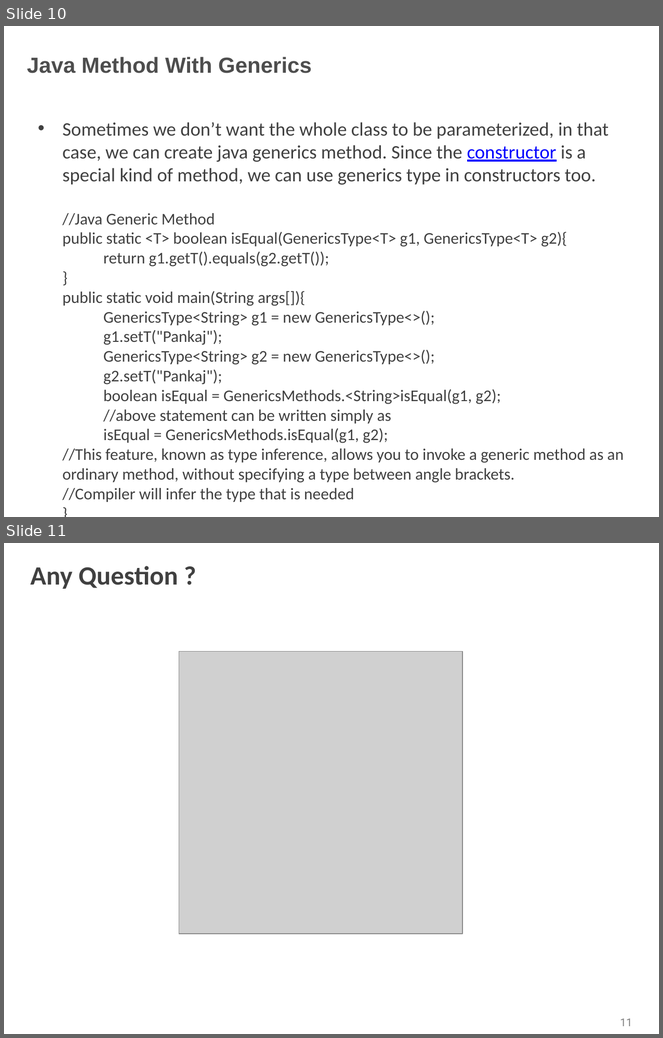
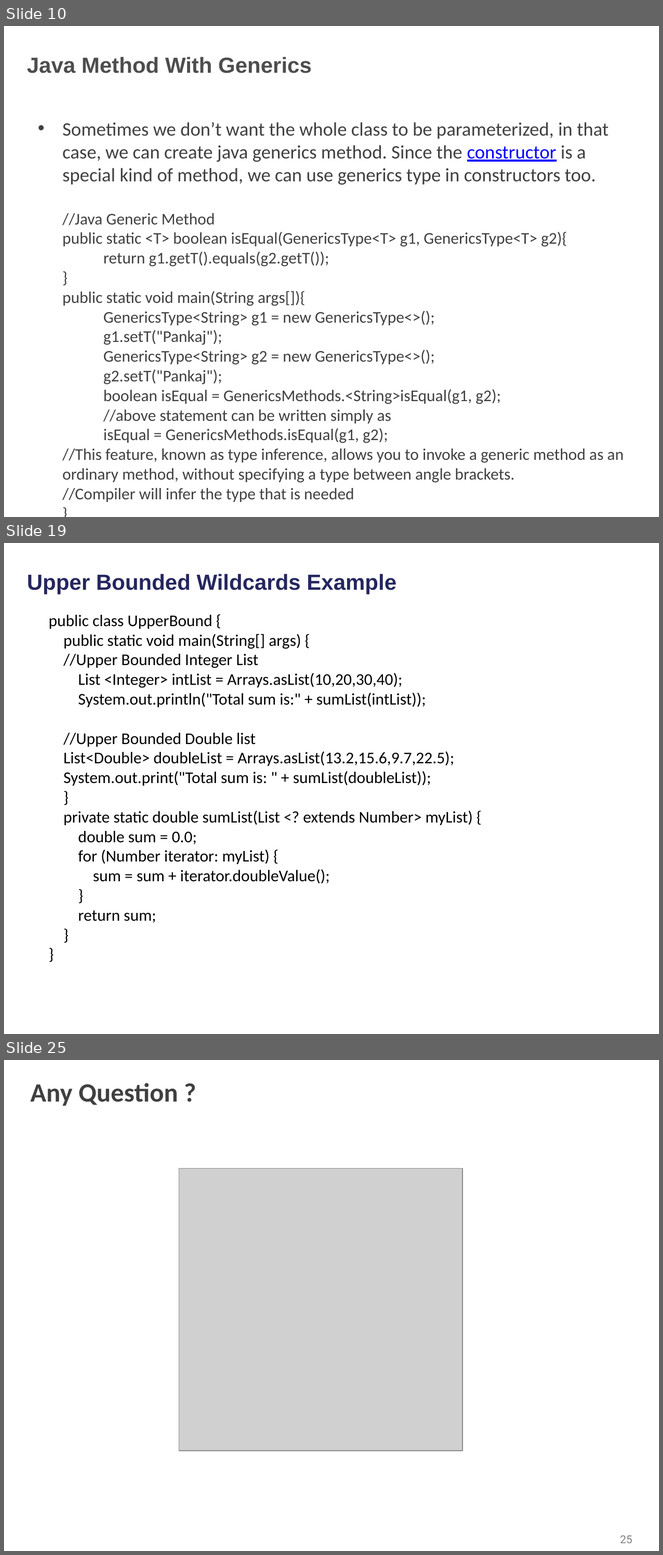
Before and after one commit to shalini06mittal/NCPIWS, a slide deck: ppt/Generics_Refresher.pptx. Shown one above the other, each under a label of ours: slides 10 and 11 before the commit, slides 10, 19 and 25 after it; the slides between them are not shown. The pictures are 663x1038 and 663x1555 pixels, drawn with LibreOffice and Linux fonts; fonts in the diff are those of the drawing; grey boxes stand for pictures; background and template pictures are left out. Boxes give left, top, right and bottom in pixels: in the first picture for what was removed or moved away, otherwise in the second. Text is boxed around its words. In the diff, an @@ line names an element or a change of style, - is before the commit and + after.

```diff
--- a/ppt/Generics_Refresher.pptx
+++ b/ppt/Generics_Refresher.pptx
@@ slide 19 added at [4,543,659,1034], background picture (left out) @@
@@ title added at [27,574,397,594], 24 pt, text #25265E, bold @@
+Upper Bounded Wildcards Example
@@ text added at [49,615,473,923], 18 pt, text #000000 @@
+public class UpperBound {
+public static void main(String[] args) {
+//Upper Bounded Integer List
+List <Integer> intList = Arrays.asList(10,20,30,40);
+System.out.println("Total sum is:" + sumList(intList));
+//Upper Bounded Double list
+List<Double> doubleList = Arrays.asList(13.2,15.6,9.7,22.5);
+System.out.print("Total sum is: " + sumList(doubleList));
+}
+private static double sumList(List <? extends Number> myList) {
+double sum = 0.0;
+for (Number iterator: myList) {
+sum = sum + iterator.doubleValue();
+}
+return sum;
+}
+}
@@ what was slide 11 is now slide 25 @@
@@ page number at [620,1536,633,1544]: text changed @@
-11
+25
```
Also in this commit, not shown: 13 other slides added, 5 other files.
